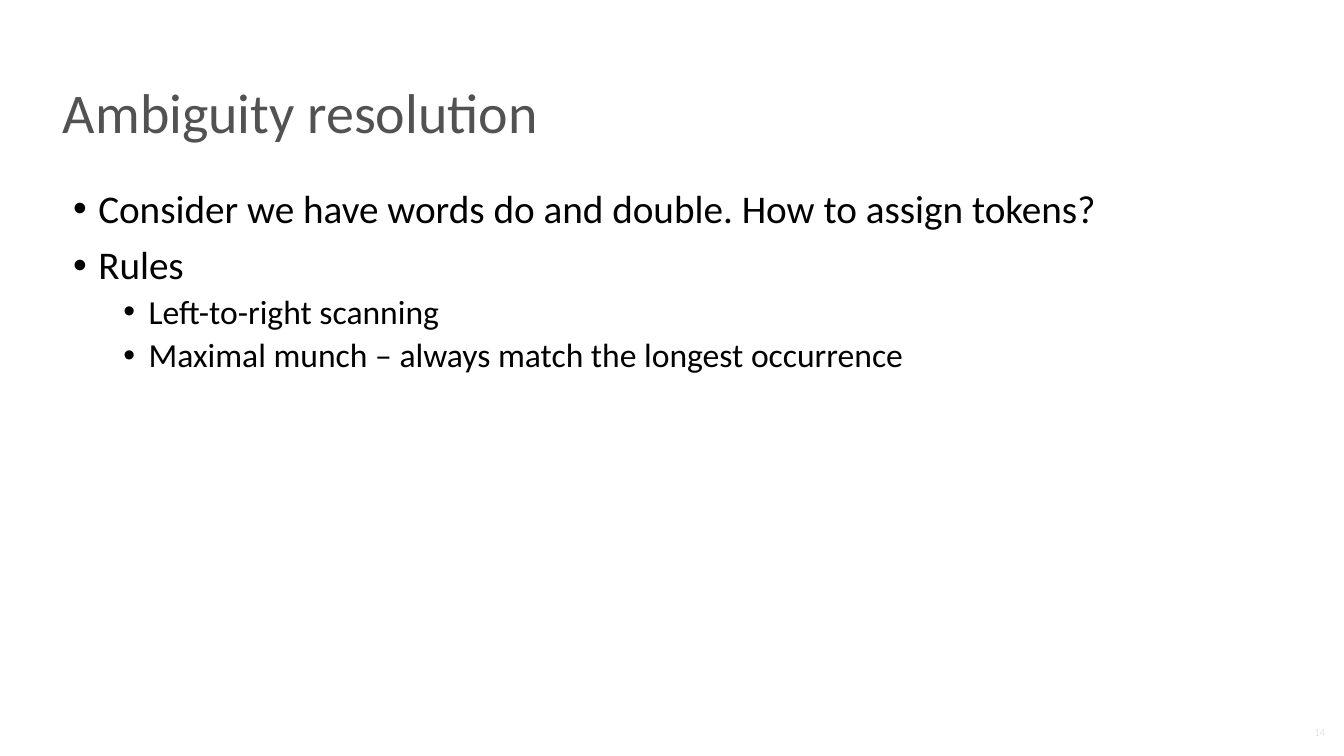
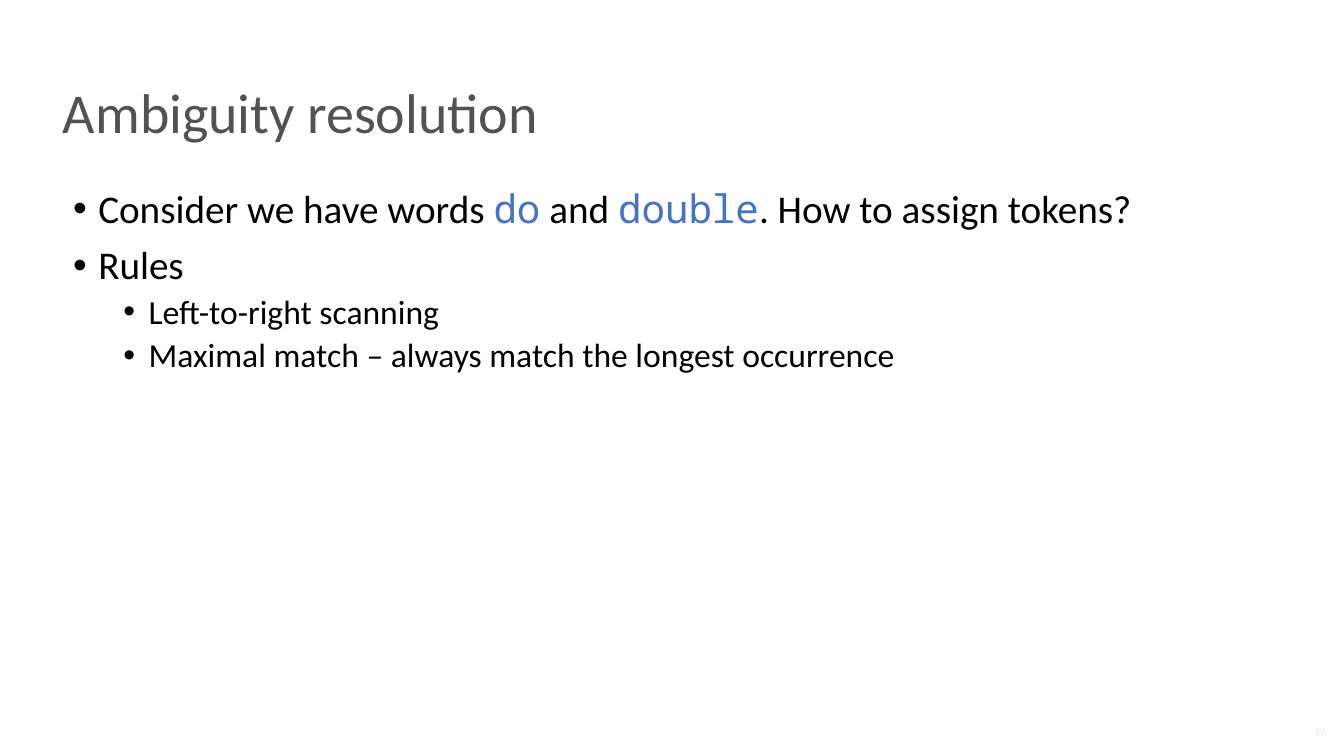
Before and after one commit to NN-complr-tech/Complr-course-lectures, a slide deck: slide 17 of 02-Frontend.pptx (slide 14 before the commit). Drawn at 1344x756 pixels with LibreOffice and Linux fonts; fonts in the diff are those of the drawing. Boxes give left, top, right and bottom in pixels: in the first picture for what was removed or moved away, otherwise in the second. Text is boxed around its words. In the diff, an @@ line names an element or a change of style, - is before the commit and + after.

```diff
--- a/02-Frontend.pptx
+++ b/02-Frontend.pptx
@@ text at <box>98,193,1131,230</box>: font Calibri to Noto Sans Mono, text colour #000000 to #4472C4 in "do double." @@
@@ text at <box>149,343,894,373</box>: text changed @@
-  • Maximal munch – always match the longest occurrence
+  • Maximal match – always match the longest occurrence
```
Also in this commit, not shown: 19 other slides changed, 9 slides added.
